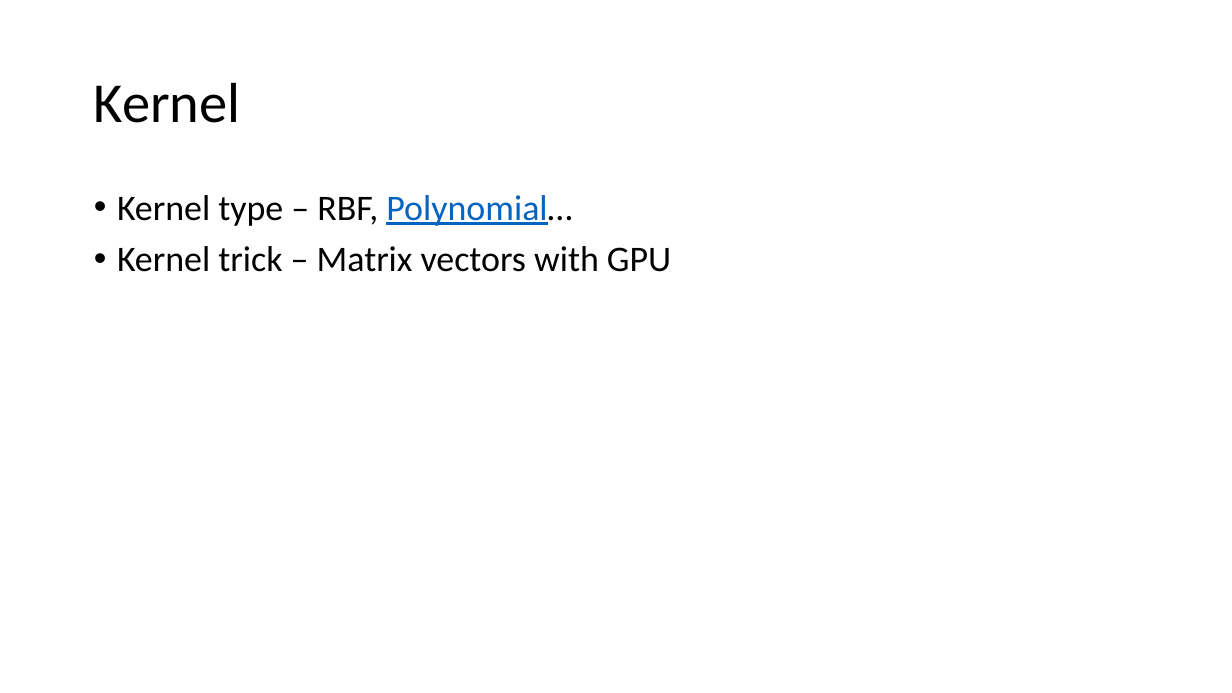
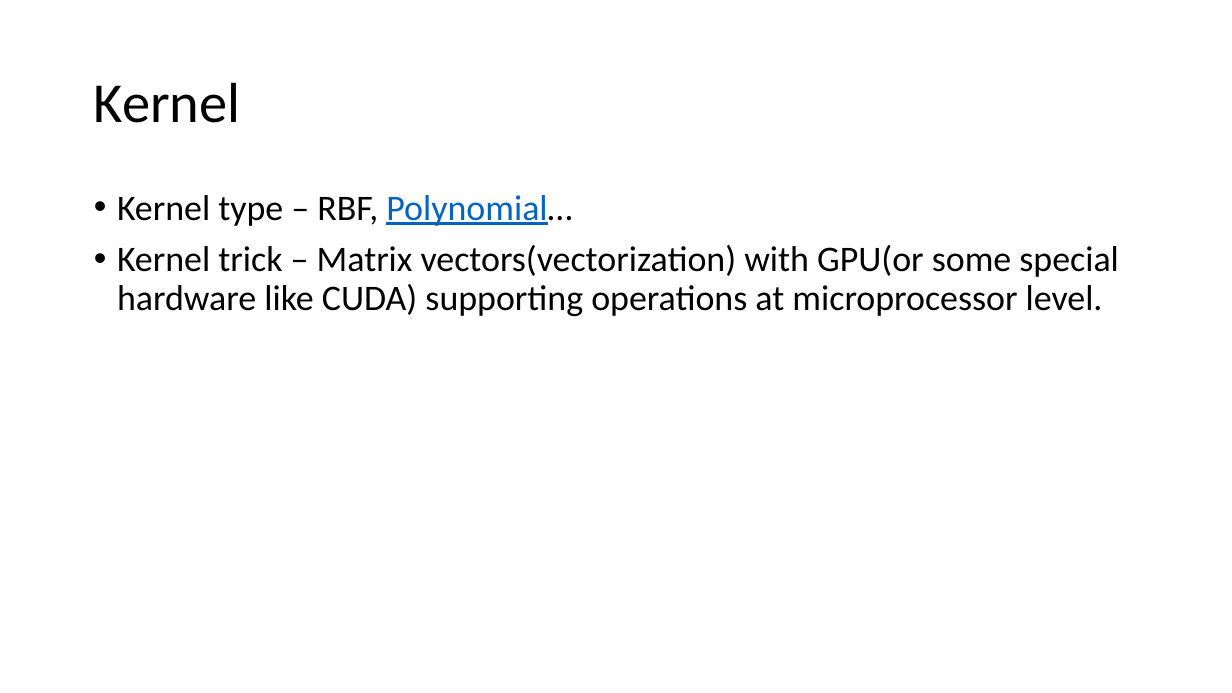
Before and after one commit to devssh/svm, a slide deck: slide 4 of SVM.pptx (slide 3 before the commit). Drawn at 1232x693 pixels with LibreOffice and Linux fonts; fonts in the diff are those of the drawing. Boxes give left, top, right and bottom in pixels: in the first picture for what was removed or moved away, otherwise in the second. Text is boxed around its words. In the diff, an @@ line names an element or a change of style, - is before the commit and + after.

```diff
--- a/SVM.pptx
+++ b/SVM.pptx
@@ text at (117,245,1119,316): text changed @@
-• Kernel trick – Matrix vectors with GPU
+• Kernel trick – Matrix vectors(vectorization) with GPU(or some special hardware like CUDA) supporting operations at microprocessor level.
```
Also in this commit, not shown: 4 other slides changed, 2 slides added, 2 other files.
